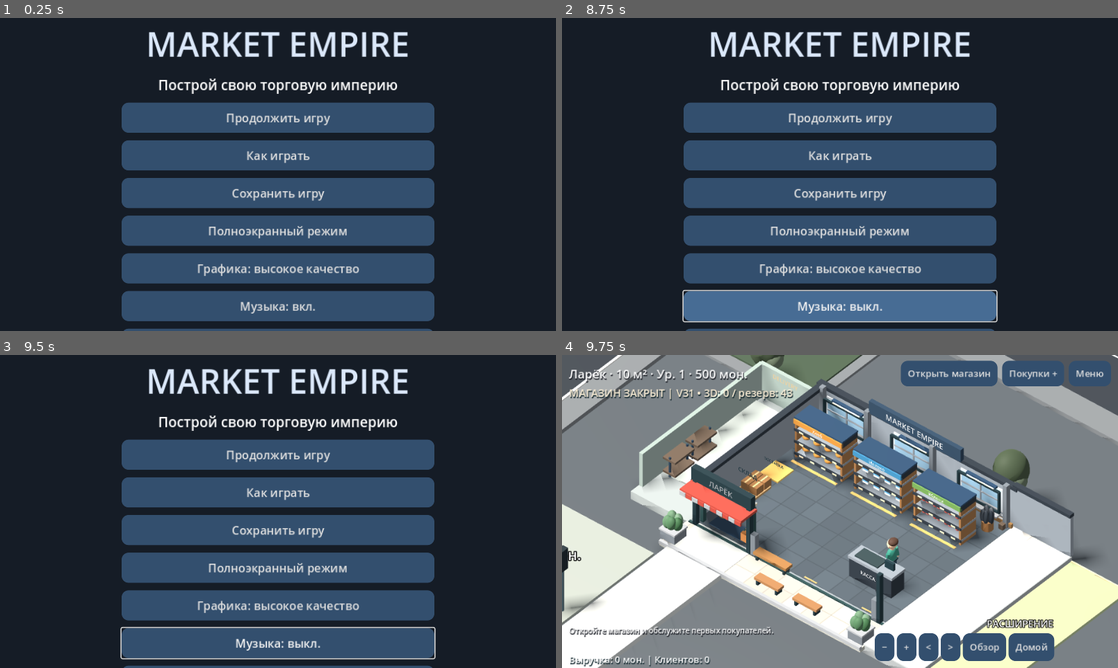
Above: before the commit, frames 1-4 (two rows, left to right).
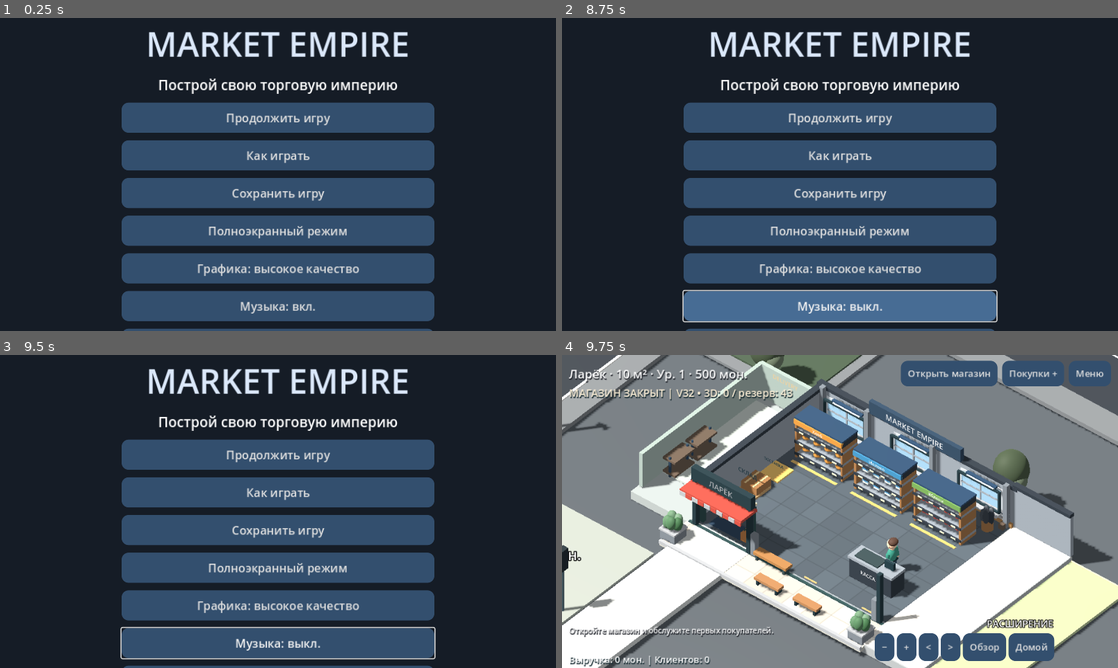
Above: after the commit, the same moments.

Repository: Denis-create-boop/mobile_game
Game: Godot game, scene res://main.tscn
Same seed, same stepped clock (60 frames per second), same inputs: the game is played once before the commit and once after it.
Inputs:
- Up to frame 1 (0.25 s): no input
- Up to frame 2 (8.75 s): click "Меню" at 0.5 s; click "Как играть" at 1.25 s; click "Как играть" at 2 s; click "OK" at 2.75 s; click "Открыть магазин" at 3.5 s; click "Покупки +" at 4.25 s; click "−" at 5 s; click "+" at 5.75 s; click "<" at 6.5 s; click ">" at 7.25 s; click "Обзор" at 8 s
- Up to frame 3 (9.5 s): click "Домой" at 8.75 s
- Up to frame 4 (9.75 s): click "Продолжить игру" at 9.5 s

Frames 1-3 are identical in both runs. In frame 4, 9.4% of the frame differs, in the area x 0-100%, y 0-100%.

Commit message:
V32: constrain crosswalks to built lanes, stabilize viewport and camera, add sustained render checks

Diff:
--- a/main.gd
+++ b/main.gd
@@ -891,7 +891,7 @@
 		if child is Button:
 			child.custom_minimum_size.y=52
 			child.add_theme_font_size_override("font_size",20)
-	var version_label=label(column,"V31",14)
+	var version_label=label(column,"V32",14)
 	version_label.horizontal_alignment=HORIZONTAL_ALIGNMENT_CENTER
 
 func toggle_sound():
--- a/store_visual.gd
+++ b/store_visual.gd
@@ -46,6 +46,7 @@
 var road_parts: Array[Node3D] = []
 var cross_roots: Array[Node3D] = []
 var signal_lamps: Array[MeshInstance3D] = []
+var main_cross_marks: Array[MeshInstance3D]=[]
 var street_people: Array[Node3D] = []
 var signal_phase: int = 0
 var signal_time: float = 0.0
@@ -79,7 +80,7 @@
 	viewport = SubViewport.new()
 	viewport.size = Vector2i(960,640)
 	viewport.own_world_3d = true
-	viewport.msaa_3d = Viewport.MSAA_2X
+	viewport.msaa_3d = Viewport.MSAA_DISABLED
 	viewport.render_target_update_mode = SubViewport.UPDATE_ALWAYS
 	add_child(viewport)
 	render_surface=TextureRect.new()
@@ -113,6 +114,8 @@
 	stage.add_child(light)
 	camera = Camera3D.new()
 	camera.projection = Camera3D.PROJECTION_ORTHOGONAL
+	camera.near=0.1
+	camera.far=400.0
 	camera.size = 10.8
 	camera.position = Vector3(10,12,14)
 	stage.add_child(camera)
@@ -173,9 +176,11 @@
 	update_camera()
 
 func update_camera():
-	camera.size=camera_zoom
+	camera.size=clampf(camera_zoom,4.5,72.0)
 	var target=focus
-	camera.look_at_from_position(target+Vector3(sin(orbit)*17,14,cos(orbit)*17),target)
+	var distance: float=maxf(1.0,camera.size/14.0)
+	camera.look_at_from_position(target+Vector3(sin(orbit)*17,14,cos(orbit)*17)*distance,target)
+	camera.current=true
 
 func pan_map(relative: Vector2):
 	if camera==null or size.y<2:
@@ -744,7 +749,7 @@
 		actor(people[i],c["pos"],c["carry"],delta)
 		var tag: Label3D=people[i].get_meta("order")
 		tag.text=game.GOODS[c["item"]] if c["phase"]<4 and not c["carry"] else ("Оплата" if c["carry"] and c["phase"]<4 else "")
-	status_label.text=("МАГАЗИН ОТКРЫТ" if game.running else "МАГАЗИН ЗАКРЫТ")+" | V31 • 3D: %d / резерв: %d" % [asset_library.loaded_count,asset_library.fallback_count]
+	status_label.text=("МАГАЗИН ОТКРЫТ" if game.running else "МАГАЗИН ЗАКРЫТ")+" | V32 • 3D: %d / резерв: %d" % [asset_library.loaded_count,asset_library.fallback_count]
 	sales_label.position=Vector2(12,size.y-26)
 	sales_label.text="Выручка: %d мон. | Клиентов: %d" % [game.revenue,game.customers.size()]
 
@@ -784,7 +789,7 @@
 
 func toggle_quality():
 	quality_high=not quality_high
-	viewport.msaa_3d=Viewport.MSAA_2X if quality_high else Viewport.MSAA_DISABLED
+	viewport.msaa_3d=Viewport.MSAA_DISABLED
 	scene_light.shadow_enabled=quality_high
 	update_render_resolution()
 
@@ -823,10 +828,10 @@
 	var concrete=Color("#7c8185")
 	if not spawn_premium("street",stage,Vector3(2,-0.22,1),0.0):
 		box(stage,Vector3(2,-0.56,1),Vector3(85,0.2,70),Color("#555b60"))
-	box(stage,Vector3(2,-0.43,19.5),Vector3(42,0.13,5.4),asphalt)
+	box(stage,Vector3(2,-0.39,19.5),Vector3(42,0.15,5.4),asphalt)
 	box(stage,Vector3(2,-0.20,16.4),Vector3(42,0.18,1.5),concrete)
 	for i in range(22):
-		box(stage,Vector3(-18+i*1.8,-0.35,19.5),Vector3(0.9,0.025,0.07),Color("#e4d9aa"))
+		box(stage,Vector3(-18+i*1.8,-0.300,19.5),Vector3(0.9,0.025,0.07),Color("#e4d9aa"))
 	for pos in [Vector3(-8.5,-0.3,-4.7),Vector3(3.9,-0.3,-5.1),Vector3(12.8,-0.3,-4.8)]:
 		cylinder(stage,pos+Vector3(0,0.8,0),0.13,1.6,Color("#805d43"))
 		ball(stage,pos+Vector3(0,1.9,0),Vector3(1.5,1.75,1.5),grass.darkened(0.12))
@@ -967,9 +972,9 @@
 		if tier>0:
 			for side in [-1,1]:
 				var z: float=19.5+side*(1.35+tier*2.7)
-				box(root,Vector3(2,-0.43,z),Vector3(42,0.13,2.7),asphalt)
+				box(root,Vector3(2,-0.39,z),Vector3(42,0.15,2.7),asphalt)
 				for j in range(22):
-					box(root,Vector3(-18+j*1.8,-0.35,z-side*1.35),Vector3(0.9,0.025,0.07),white)
+					box(root,Vector3(-18+j*1.8,-0.300,z-side*1.35),Vector3(0.9,0.025,0.07),white)
 		road_parts.append(root)
 	for mode in range(3):
 		var root=Node3D.new()
@@ -977,7 +982,9 @@
 		cross_roots.append(root)
 		if mode==0:
 			for j in range(27):
-				box(root,Vector3(CROSS_X,-0.348,11.7+j*0.6),Vector3(2.4,0.015,0.28),white)
+				var z: float=19.5+(j-13)*0.6
+				var mark=box(root,Vector3(CROSS_X,-0.301,z),Vector3(2.4,0.015,0.28),white)
+				main_cross_marks.append(mark)
 			for side in [-1,1]:
 				var x: float=CROSS_X+side*2.1
 				var z: float=19.5+side*7.9
@@ -1011,6 +1018,8 @@
 	if last_road!=game.road_level or last_cross!=game.crossing_mode:
 		last_road=game.road_level
 		last_cross=game.crossing_mode
+		for mark in main_cross_marks:
+			mark.visible=absf(mark.position.z-19.5)+0.14<=float(last_road)*2.7
 		for i in range(road_parts.size()):
 			road_parts[i].visible=i<last_road
 		for i in range(cross_roots.size()):
@@ -1155,11 +1164,11 @@
 	var screen_size: Vector2=size*transform_scale
 	var scale_factor: float=1.0 if quality_high else 0.8
 	var target: Vector2=screen_size*scale_factor
-	var limit: float=1920.0 if quality_high else 1280.0
+	var limit: float=1440.0 if quality_high else 960.0
 	if maxf(target.x,target.y)>limit:
 		target*=limit/maxf(target.x,target.y)
 	var wanted=Vector2i(maxi(2,roundi(target.x)),maxi(2,roundi(target.y)))
-	if wanted!=render_size:
+	if render_size.x<2 or render_size.y<2 or absi(wanted.x-render_size.x)>48 or absi(wanted.y-render_size.y)>48:
 		render_size=wanted
 		viewport.size=wanted
 
@@ -1220,7 +1229,7 @@
 	box(district,Vector3(-17,-0.39,0),Vector3(5.6,0.15,65),asphalt)
 	box(district,Vector3(39,-0.39,0),Vector3(5.6,0.15,65),asphalt)
 	box(district,Vector3(11,-0.39,-15),Vector3(56,0.15,5.6),asphalt)
-	box(district,Vector3(11,-0.39,19.5),Vector3(56,0.12,5.6),asphalt)
+	box(district,Vector3(31,-0.39,19.5),Vector3(16,0.15,5.4),asphalt)
 	for x in [-17.0,39.0]:
 		for z in range(-30,31,3):
 			if absf(z-19.5)>5 and absf(z+15)>5:
@@ -1239,7 +1248,8 @@
 			var d: float=-2.4+j*0.8
 			for side in [-1,1]:
 				box(district,cross+Vector3(d,-0.297,side*4.0),Vector3(0.38,0.015,1.6),stripe)
-				box(district,cross+Vector3(side*4.0,-0.297,d),Vector3(1.6,0.015,0.38),stripe)
+				if (cross.x<0.0 and side==1) or (cross.x>0.0 and side==-1):
+					box(district,cross+Vector3(side*4.0,-0.297,d),Vector3(1.6,0.015,0.38),stripe)
 	# Residential and office blocks, well away from the shop.
 	for i in range(5):
 		var x: float=-8.0+i*9.4
@@ -1369,7 +1379,7 @@
 			var pedestrian=person([Color("#9a7359"),Color("#637f89"),Color("#746c88")][k])
 			pedestrian.hide()
 			city_pedestrians.append({"node":pedestrian,"junction":index,"offset":float(k)*0.8,"side":1.0 if k%2==0 else -1.0})
-	for i in range(22):
+	for i in range(16):
 		var vehicle=Node3D.new()
 		parent.add_child(vehicle)
 		build_vehicle(vehicle,i+24)
